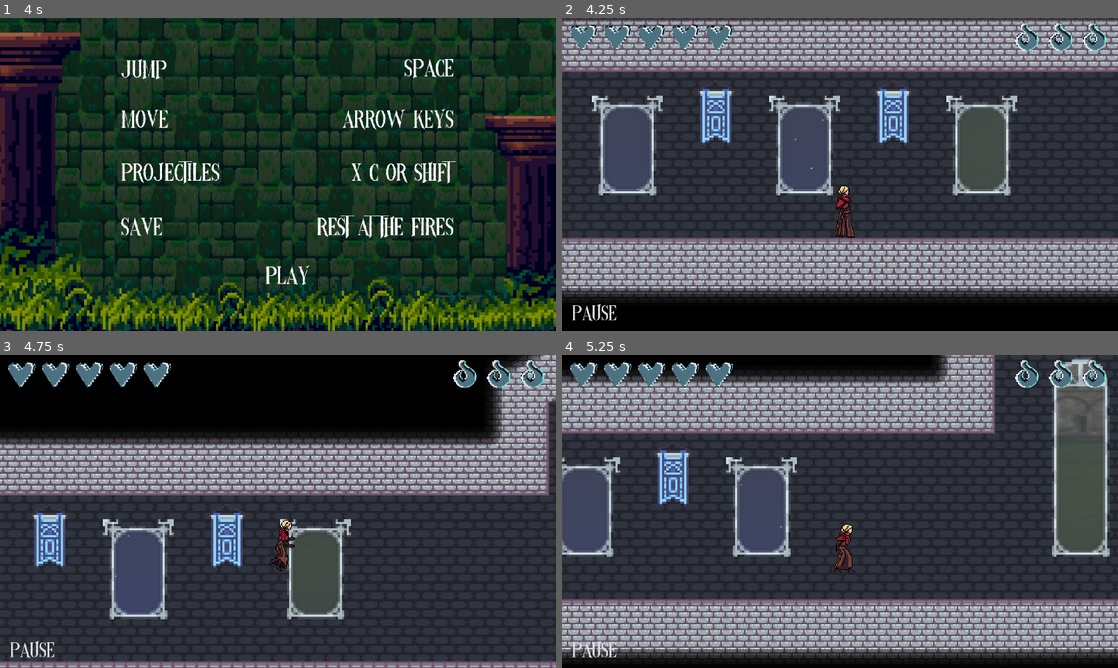
Above: before the commit, frames 1-4 (two rows, left to right).
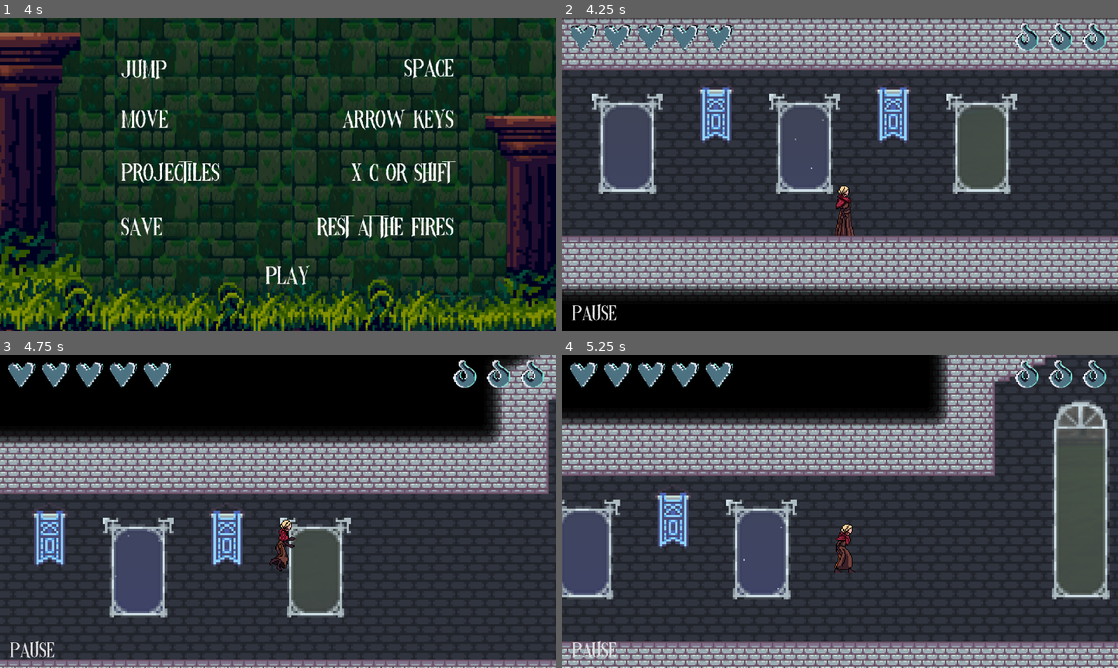
Above: after the commit, the same moments.

Repository: jnbaum/wraithlight
Game: Godot game, scene res://Levels/control.tscn
Two runs of this game, one before a commit and one after it. Both use one fixed random seed, a clock stepped at 60 frames per second and the inputs below.
Inputs:
- Up to frame 1 (4 s): click "Start" at 0.5 s; click "Start" at 1.25 s; click "Next" at 2 s; click "Next" at 2.75 s; click "Play" at 3.5 s
- Up to frame 2 (4.25 s): no input
- Up to frame 3 (4.75 s): hold D (move_right) from 4.28 s (still down); tap E (melee) at 4.35 s; tap Space (jump) at 4.52 s
- Up to frame 4 (5.25 s): keep holding D (move_right); tap Q (shoot) at 5.1 s

Frame 1 is identical in both runs. In frame 2, 25% of the frame differs, in the area x 0-100%, y 0-90%; in frame 3, 17%; in frame 4, 56%, in the area x 0-100%, y 0-100%.

Commit message:
Changed the player collision shape, I think it is fixed!

Diff:
--- a/Player/player.tscn
+++ b/Player/player.tscn
@@ -278,9 +278,8 @@
 "speed": 5.0
 }]
 
-[sub_resource type="CapsuleShape2D" id="CapsuleShape2D_pkg7g"]
-radius = 19.0
-height = 38.0
+[sub_resource type="RectangleShape2D" id="RectangleShape2D_efx54"]
+size = Vector2(22, 32.7381)
 
 [sub_resource type="CapsuleShape2D" id="CapsuleShape2D_5iwji"]
 radius = 17.3913
@@ -294,11 +293,12 @@
 [node name="AnimatedSprite2D" type="AnimatedSprite2D" parent="."]
 position = Vector2(6, -35)
 sprite_frames = SubResource("SpriteFrames_lvyff")
+animation = &"Jump"
 
 [node name="CollisionShape2D" type="CollisionShape2D" parent="."]
-position = Vector2(2, -36)
+position = Vector2(4, -33.5)
 scale = Vector2(1, 1.68)
-shape = SubResource("CapsuleShape2D_pkg7g")
+shape = SubResource("RectangleShape2D_efx54")
 
 [node name="Camera2D" type="Camera2D" parent="."]
 offset = Vector2(0, -230)
@@ -309,6 +309,7 @@
 collision_mask = 4
 
 [node name="HurtboxCollisionShape" type="CollisionShape2D" parent="HurtBox"]
+visible = false
 position = Vector2(4, -36)
 scale = Vector2(1, 1.84)
 shape = SubResource("CapsuleShape2D_5iwji")
